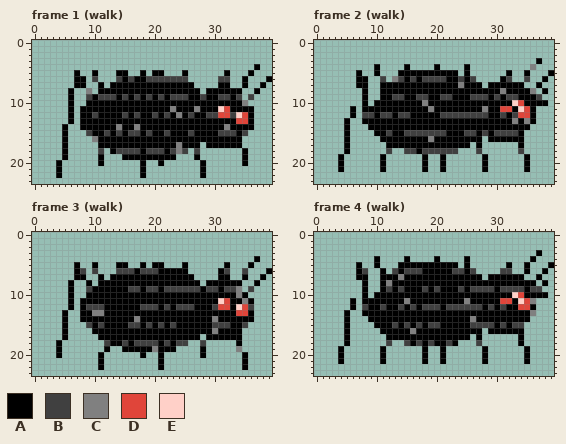
Pixel-art file -- Assets/LDY/Sprites/stage2_explorer_objects/stage2_explorer_objects/bug_enemy.aseprite. Above: the version before the commit.
40x24 pixels, 7 frames. Shown: frame 1 (walk), frame 2 (walk), frame 3 (walk), frame 4 (walk). The commit also changed other frames, which this record leaves out.
Palette (. is transparent): A #000000  B #404040  C #808080  D #e0453a  E #ffd0c8
Pixels before, frame 1 (walk), first column x 4:
 4 .................................A..
 5 ...A..A...AA..A.AA...A......A...A...
 6 ...AA.B...BABAABBBBBBB.....BB..A...A
 7 ...AA..A.AAAAAAAAAAAAAA....AA..A..A.
 8 ..A..C.AAAAAAAAAAAAAAAAA.AAAAAA..A..
 9 ..A..BABBBABABABABABBBAABAABBAB.B...
10 ..A..AAAAAAAAAAAAAAAAAAAAAAAAAAC....
11 ..A.AAAAAAAAAAAAAAACAAACAAAEDAAAA...
12 ..A.AABAAAABABAABABACABAABBDDBEDA...
13 ..A.AAAAAAAAAAAAAAAAAAAAAAAAAADDA...
14 .A..AAAAAACAACAAAAAAAAAAAAAACAAAA...
15 .A...BAABABABBABAABAAABAAAABBBAB....
16 .A....CAAAAAAAAAAAAAAAAAAAAAAAA.....
17 .A.....AAAAAAAAAAAAACAAA.AAAAAA.....
18 .A.....B.ABBBBABBBABCB.B.......A....
19 .A.....A...AAAAAAAAA...A.......A....
20 A......A......A..A......A......A....
21 A.............A.........A...........
22 A.............A.........A...........
Pixels before, frame 2 (walk), first column x 4:
 3 .................................A..
 4 ......A....A....A....A..........C...
 5 ...A..A...AAAAAAAAAA.A......A..A...A
 6 ...AA..B.CBABABBBBAABAB....AB..B..A.
 7 ...AA..AAAAAAAAAAAAACAAA.AAAAAA..A..
 8 ....A..AAAAAAAAAAAAAAAAAAAACAAAAC.A.
 9 ....A..AABBAABBAABBAAABBBABABBAAAB..
10 ....A.AAAAAAAACAAAAAAAAAAAAAAEDAAAA.
11 ..A.AAAAAAAAAAACAAAAAAAACAADDAEDA...
12 ..A.BBABBABBAAAAABBBBBBBBAABABDDA...
13 .A..AAAAAAAAAAAAAAAAAAAAAAAAACACA...
14 .A...AAAAAAAAAAAAAAAAAAAAAAAAAAA....
15 .A....AABAABBBBBBBAAABBABABBBBA.....
16 .A.....AAAAAAAACAAAAAAAA.AAAAAA.....
17 .A......AAAAAAAAAAAAAA.A......A.....
18 .A......B..BBABBBBBB...B......B.....
19 A......A......A..A......A......A....
20 A......A......A..A......A......A....
21 A......A......A..A......A......A....
Pixels before, frame 3 (walk), first column x 4:
 4 .................................A..
 5 ...A..A...AA..A.AA...A......A...A...
 6 ...AB.B...BBBABBBAAAAA.....AB..B...A
 7 ...AA..A.AAAAAAAAAAAAAA....AA..A..A.
 8 ..A..A.AAAAAAAAAAAAAAAAA.AAAAAA..A..
 9 ..A..BAAAAAABBABBABBBBBBABBABBC.B...
10 ..A..AAAAAAAAAAAAAAAAAAAAAAAAACA....
11 ..A.AAAAAAAAAAAAAAAAAAAAAAAEDAACA...
12 ..A.ABBBAAAAAABBBABABBBAAABDDAEDB...
13 .A..AACCAAAAAAAAAAAAAAAAAAAAAADDA...
14 .A..AAAAAAAAACAAAAAAAAAAAACAAAAAA...
15 .A...BABAAAABBABABABAAAAAABBBAAB....
16 .A....AAAAAAAAAAAAAAAAAAAACAAAA.....
17 .A.....AAAAAAAAAAAAAAAAA.AAAAAA.....
18 A.......BAABABBBBABABB..B.....A.....
19 A.......A..AAAAACAAA....A.....C.....
20 A......A......A..A......A......A....
21 .......A.........A.............A....
22 .......A.........A.............A....
Pixels before, frame 4 (walk), first column x 4:
 3 .................................A..
 4 ......A....A....A....A..........A...
 5 ...A..A...AAAAAAAAAA.A......A..A...A
 6 ...AB..A.BABBBAAAAABBAB....BB..A..A.
 7 ...AA..AAACAAAAAAAAAAAAA.AAAAAA..A..
 8 ....A..ACAAAAAAAAAAAAAAAAAAAAAAAA.A.
 9 ....A..ABABAAABABAAABABBBBABBBBABB..
10 ....A.AAAAAAAAAAAAAAAAAAAAAAAEDAAAA.
11 ..A.AAAAAAACAAAAAAAAACAAAAADDAEDC...
12 ..A.BAABAABABABBBABBBBBBABABAADDA...
13 .A..AAAAAAAAAAAAAAAAAAAAAAAAAAAAC...
14 .A...AAAAAAAAAAAAAAAAACAAAAAAAAA....
15 .A....AAABABABABBAAAAABBBBABABB.....
16 .A.....AAAAACAAAAAAAAAAA.AAAAAA.....
17 .A......AAAAAAAAAAAAAA.A......A.....
18 .A......B..BABABAABA...B......A.....
19 A......A......A..A......A......A....
20 A......A......A..A......A......A....
21 A......A......A..A......A......A....
The result:
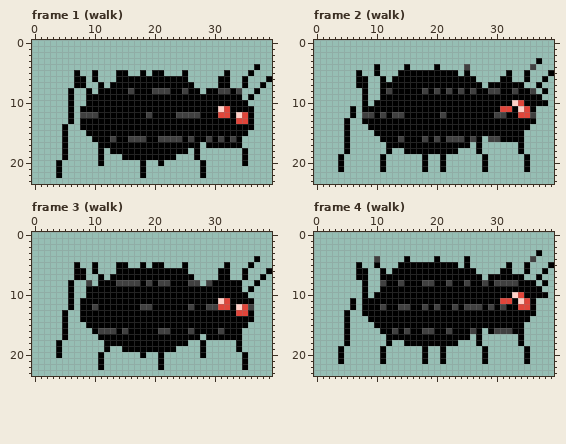
Edits made:
Changed rows in their new state; - is an unchanged pixel.
Frame 1 (walk):
first column x 8:
 6 --A---A-A--AAAAAAA-----AA----
 8 -A------B---BBB--B-----BB-B--
 9 -A-AAA-A-A-A-A-AAA--A--AA-A-A
10 ---------------------------A-
11 ---------------A---A---------
12 BB-----A-A-BA-A-BB-B-AA--A---
14 ------A--A--------------A----
15 -A--A-A-AA-A--A---A----AAA-A-
16 --A--B--BBB--BBBB-B--B-B-B---
17 ----------------A------------
18 ---A--AAAA-AAA-AAA-A---------
Frame 2 (walk):
first column x 11:
 4 --------------B----------B-
 6 A-AA-A-AAAA--A-A-----A--A--
 7 -------------A-------------
 8 -B-----B-B-B-B-B--BBA-B--B-
 9 --AA--AA--AA---AAA-A-AA---A
10 -------A-------------------
11 --------A--------A---------
12 -AB-A------AAAAAAA-B--A--B-
13 ----------------------A-A--
15 -A--AAAAAAA---AA-A-AAAA----
16 ---B---BAB-BBB-B--BB-------
18 -A--AA-AAAAAA---A------A---
Frame 3 (walk):
first column x 8:
 6 A-A---AAA-AAA-----------A--A-
 8 -B----BBBB-B-BB---BB-B-------
 9 -A------AA-AA-AAAAAA-AA-AAA-A
10 --------------------------A--
11 ---------------------------A-
12 -A-A--------A-A-AA---B-------
13 --AA-------------------------
14 ---------A------------A------
15 -A-A----AA-A-A-A------AAA--A-
16 ---BBB-B-----BB---B---AB-----
18 ----A--A-AAAA-A-AA--A--------
19 ------------A-------------A--
Frame 4 (walk):
first column x 8:
 4 --B-------------------------B-
 6 A----A-AAA-----AA-A----AA-----
 7 ------A-----------------------
 8 ---BA-B---BB--B--B--B-BBBB----
 9 ----A-A---A-A---A-AAAA-AAAA-AA
11 -------A---------A----------A-
12 A------BA--A--A-A-------------
13 ----------------------------A-
14 ------------------A-----------
15 -----A-A-A-AA-----AAAA-A-AA---
16 -----B-BA-BB--B---B---BBB-----
18 ----A--A-A-A--A----A----------
